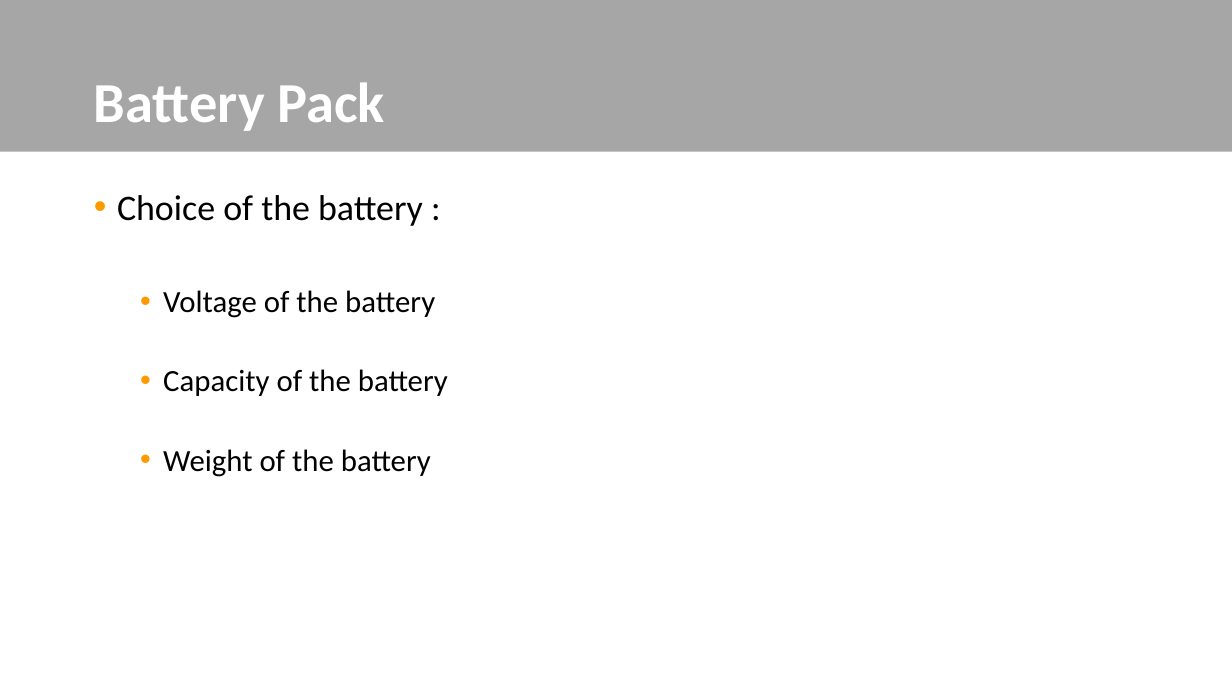
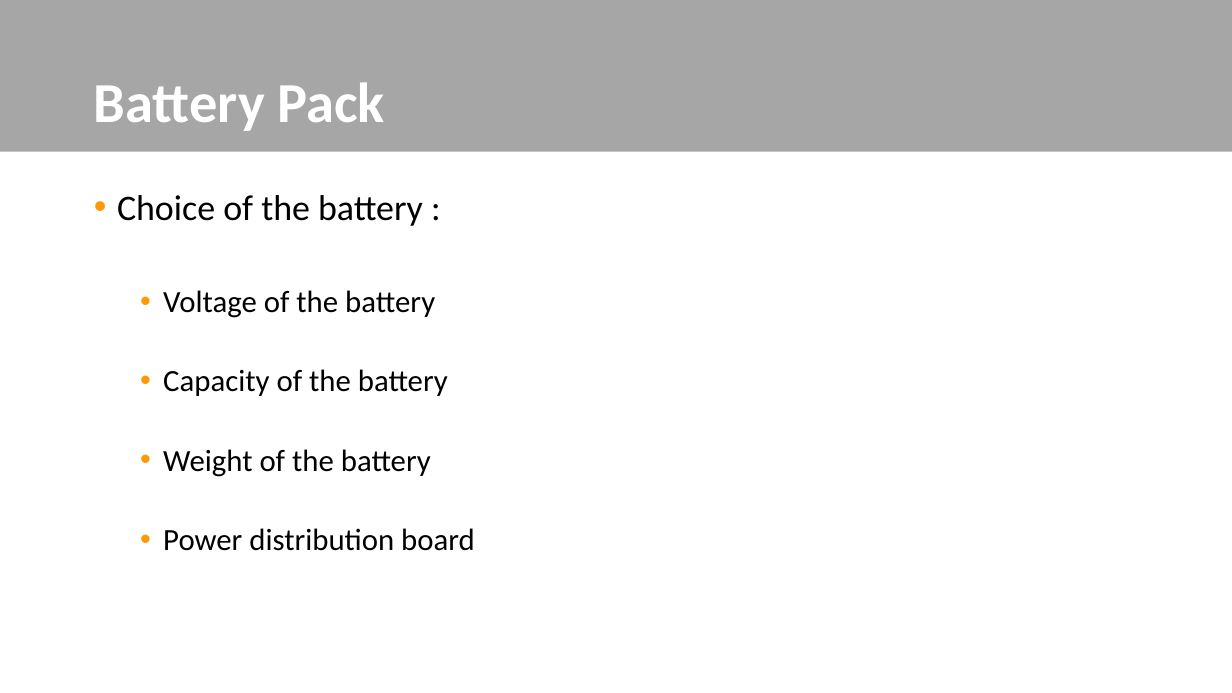
Before and after one commit to delhayead/Drone-Project, a slide deck: slide 6 of Présentation1.pptx. Drawn at 1232x693 pixels with LibreOffice and Linux fonts; fonts in the diff are those of the drawing; background and template pictures are left out. Boxes give left, top, right and bottom in pixels: in the first picture for what was removed or moved away, otherwise in the second. Text is boxed around its words. In the diff, an @@ line names an element or a change of style, - is before the commit and + after.

```diff
--- a/Présentation1.pptx
+++ b/Présentation1.pptx
@@ text at (x1=163, y1=528, x2=475, y2=551): paragraph added @@
+  • Power distribution board
```
Also in this commit, not shown: 5 other slides changed, 1 slide added, 1 other file.
